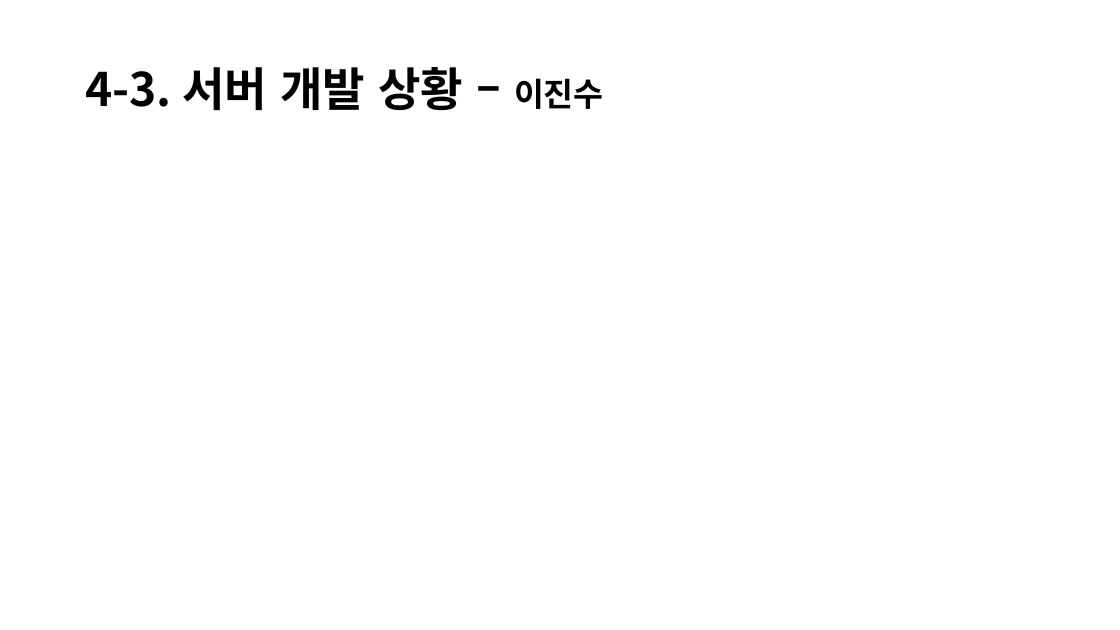
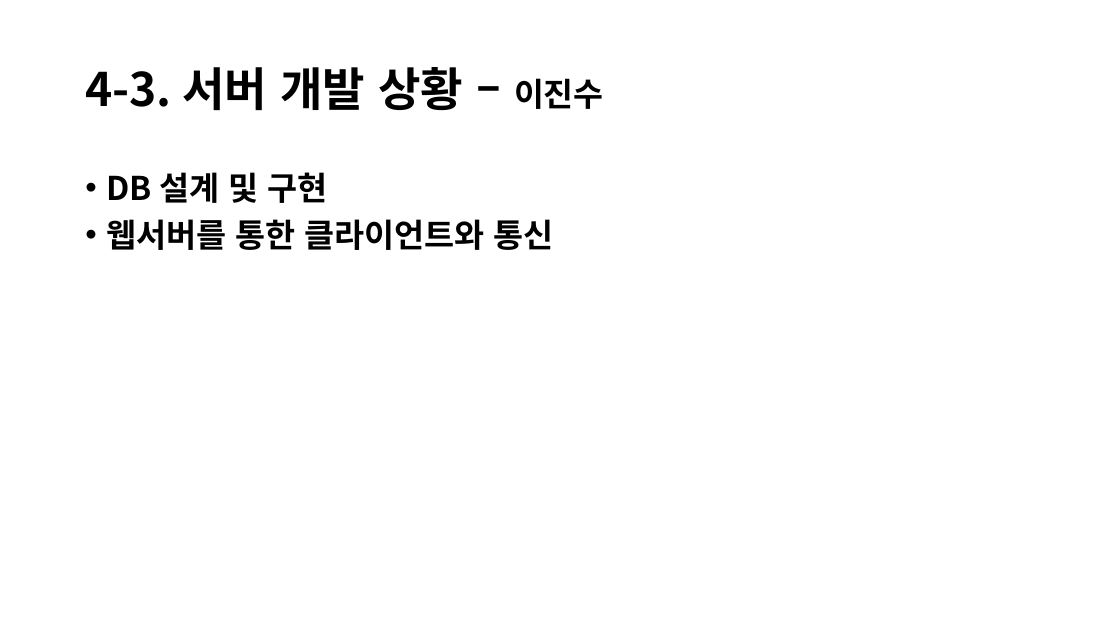
Before and after one commit to JinsooLee-Testing/aww, a slide deck: slide 13 of 기획문서/중간발표/Aww_중간발표.pptx. Drawn at 1120x630 pixels with LibreOffice and Linux fonts; fonts in the diff are those of the drawing; background and template pictures are left out. Boxes give left, top, right and bottom in pixels: in the first picture for what was removed or moved away, otherwise in the second. Text is boxed around its words. In the diff, an @@ line names an element or a change of style, - is before the commit and + after.

Commit message:
<중간발표 PPT 서버 part 추가 >

```diff
--- a/기획문서/중간발표/Aww_중간발표.pptx
+++ b/기획문서/중간발표/Aww_중간발표.pptx
@@ text added at box(106, 172, 554, 250), 28 pt, text #000000, bold @@
+• DB 설계 및 구현
+• 웹서버를 통한 클라이언트와 통신
```
Also in this commit, not shown: 2 other slides changed.
